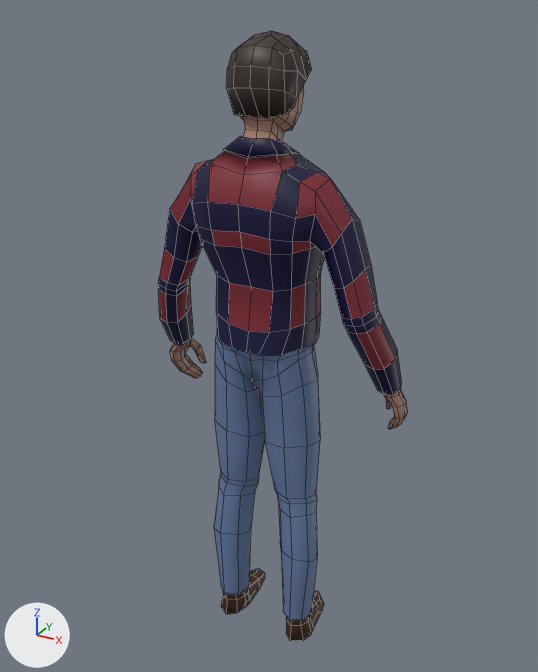
A saved change to the FBX model Assets/Game/Characters/FirstCharacter.fbx.
The view is the same before and after, from a 50 mm camera at (0.875, -1.609, 1.74) aimed at (0.007, -0.032, 0.952). Arrows for +X, +Y and +Z are at lower left; the lights stay in place. Mesh edges are drawn as thin lines.

Objects in the first picture: 'Body', 'Hair', 'Shirt', 'Shoe', 'Trousers'.
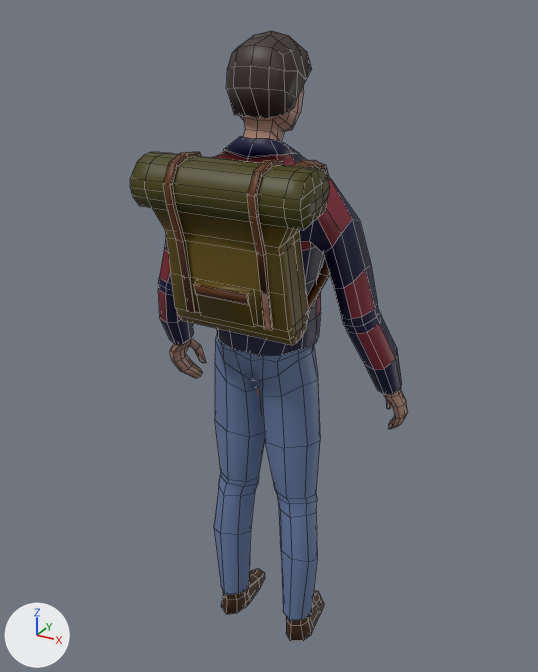
Commit message: Add backpack mesh

Where the change shows, as pixel boxes (x1, y1, x2, y2) in the pictures (538 x 672 px):
'Backpack', added (brown): after (130, 152, 330, 345)
    faces in mat_backpack (brown #614e00): (152, 208, 309, 345)
    faces in mat_sleeping_bag (dark yellow #444100): (130, 152, 330, 230)
    faces in mat_straps (brown #5d3104): (163, 152, 330, 330)
'Shirt', unchanged, covered by the edit: (158, 136, 402, 395) in both

The change, as a diff of the scene's bpy script:
```diff
--- a/Assets/Game/Characters/FirstCharacter.fbx.py
+++ b/Assets/Game/Characters/FirstCharacter.fbx.py
@@ mat_backpack @@
+mat_backpack = principled_material('Backpack')
+mat_backpack.base_color = (0.119, 0.0757, 0.0)  # brown #614e00
@@ mat_straps @@
+mat_straps = principled_material('Straps')
+mat_straps.base_color = (0.111, 0.0306, 0.00125)  # brown #5e3104
@@ mat_sleeping_bag @@
+mat_sleeping_bag = principled_material('Sleeping Bag')
+mat_sleeping_bag.base_color = (0.0578, 0.0531, 0.0)  # dark yellow #444100
@@ me_plane @@
+me_plane.from_pydata(...)  # 272 vertices, 260 faces; spans x -0.186..0.262, y -0.081..0.318, z -0.031..0.395
+# faces by material slot: [74, 123, 63]
+me_plane.materials.append(mat_backpack)  # brown #614e00
+me_plane.materials.append(mat_straps)  # brown #5e3104
+me_plane.materials.append(mat_sleeping_bag)  # dark yellow #444100
@@ ob_backpack @@
+ob_backpack = bpy.data.objects.new('Backpack', me_plane)
+ob_backpack.location = (-0.033, -0.217, 1.053)
```
